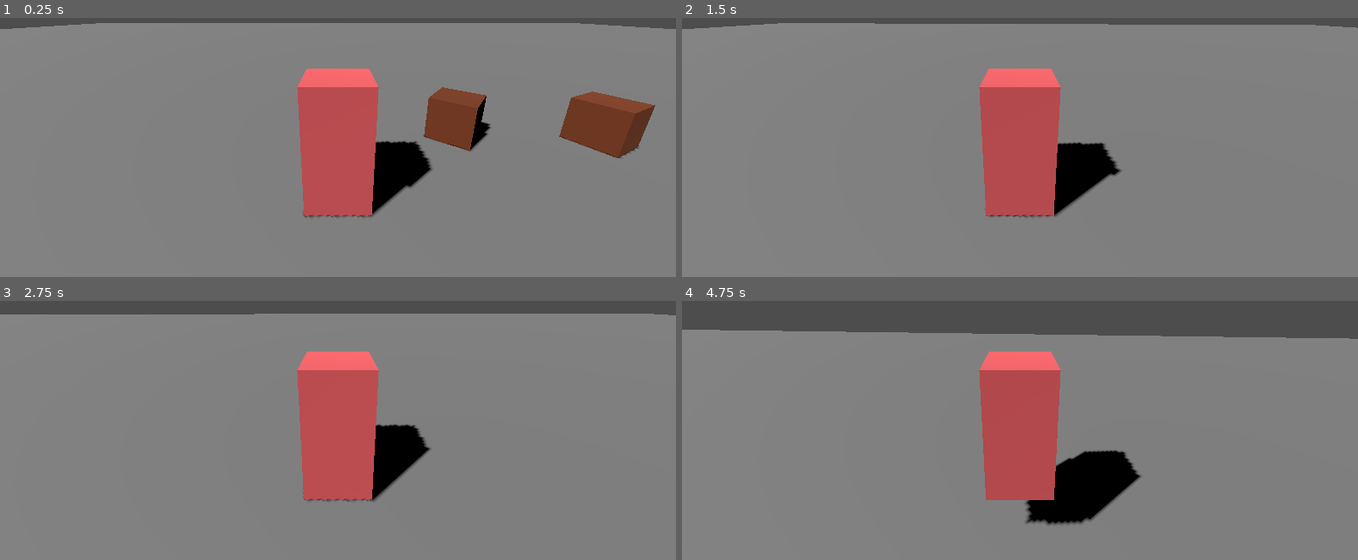
Above: before the commit, frames 1-4 (two rows, left to right).
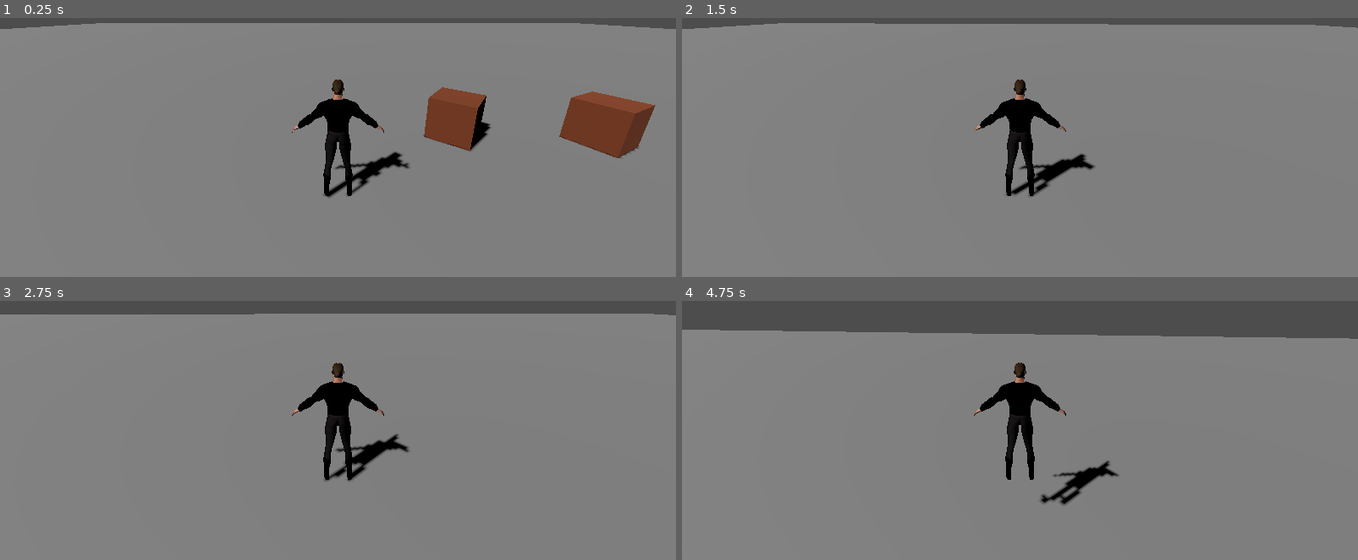
Above: after the commit, the same moments.

Repository: Kozahoo/kostyak3d
Game: Godot game, scene res://scenes/demo.tscn
Two runs of this game, one before a commit and one after it. Both use one fixed random seed, a clock stepped at 60 frames per second and the inputs below.
Inputs (mouse positions are in pixels of both pictures, inside the frame that each line leads up to):
- Up to frame 1 (0.25 s): no input
- Up to frame 2 (1.5 s): tap Enter at 0.5 s; move the mouse to (1053, 85) at 0.52 s; hold Shift (sprint) 0.53-1.28 s; hold W (move_forward) from 0.53 s (still down); tap Space (jump) at 0.77 s; move the mouse to (986, 87) at 1.27 s; tap Shift (sprint) at 1.35 s
- Up to frame 3 (2.75 s): keep holding W (move_forward); tap Space (jump) at 1.52 s; move the mouse to (351, 363) at 2.02 s; hold Shift (sprint) from 2.03 s (still down)
- Up to frame 4 (4.75 s): keep holding W (move_forward); move the mouse to (1013, 376) at 2.77 s; release Shift (sprint) at 2.78 s; tap Shift (sprint) at 2.85, 4.35 s; tap Space (jump) at 3.02, 3.77, 4.52 s; move the mouse to (1067, 376) at 3.52 s; hold Shift (sprint) 3.53-4.28 s; move the mouse to (965, 365) at 4.27 s

The runs differ from the first frame. In frame 1, 7.7% of the frame differs, in the area x 43-64%, y 19-78%; in frame 2, 7.8%; in frame 3, 7.8%; in frame 4, 9.0%, in the area x 43-68%, y 19-87%.

Commit message:
Add model "Kostyak"

Diff:
--- /dev/null
+++ b/materials/models/characters/Kostyak/Body.tres
@@ -0,0 +1,10 @@
+[gd_resource type="StandardMaterial3D" load_steps=2 format=3 uid="uid://cr2vaopehsmpb"]
+
+[ext_resource type="Texture2D" uid="uid://ccvpat04mlwme" path="res://models/characters/Kostyak/Kostyak_Body.png" id="1_o17qq"]
+
+[resource]
+resource_name = "Body"
+cull_mode = 2
+albedo_texture = ExtResource("1_o17qq")
+metallic_specular = 0.0
+roughness = 0.0
--- /dev/null
+++ b/materials/models/characters/Kostyak/Boots.tres
@@ -0,0 +1,8 @@
+[gd_resource type="StandardMaterial3D" format=3 uid="uid://vax5wsrkd51q"]
+
+[resource]
+resource_name = "Boots"
+cull_mode = 2
+albedo_color = Color(0.0266594, 0.0266594, 0.0266594, 1)
+metallic_specular = 0.0
+roughness = 0.0
--- /dev/null
+++ b/materials/models/characters/Kostyak/Glasses.tres
@@ -0,0 +1,13 @@
+[gd_resource type="StandardMaterial3D" load_steps=2 format=3 uid="uid://c6e46cppla5d8"]
+
+[ext_resource type="Texture2D" uid="uid://c4pene8fj6vyh" path="res://models/characters/Kostyak/Kostyak_glasses.png" id="1_mwek5"]
+
+[resource]
+resource_name = "Glasses"
+transparency = 2
+alpha_scissor_threshold = 0.5
+alpha_antialiasing_mode = 0
+cull_mode = 2
+albedo_texture = ExtResource("1_mwek5")
+metallic_specular = 0.0
+roughness = 0.0
--- /dev/null
+++ b/materials/models/characters/Kostyak/Hair.tres
@@ -0,0 +1,10 @@
+[gd_resource type="StandardMaterial3D" load_steps=2 format=3 uid="uid://xp5mow336elr"]
+
+[ext_resource type="Texture2D" uid="uid://csd12v8edrdik" path="res://models/characters/Kostyak/Kostyak_hair.png" id="1_wn17l"]
+
+[resource]
+resource_name = "Hair"
+cull_mode = 2
+albedo_texture = ExtResource("1_wn17l")
+metallic_specular = 0.0
+roughness = 0.0
--- /dev/null
+++ b/materials/models/characters/Kostyak/Hand.tres
@@ -0,0 +1,10 @@
+[gd_resource type="StandardMaterial3D" load_steps=2 format=3 uid="uid://d3ayeu7f8jcbp"]
+
+[ext_resource type="Texture2D" uid="uid://cuxc1tw7joebw" path="res://models/characters/Kostyak/Kostyak_hand_maxpayne.png" id="1_dlurs"]
+
+[resource]
+resource_name = "Hand"
+cull_mode = 2
+albedo_texture = ExtResource("1_dlurs")
+metallic_specular = 0.0
+roughness = 0.5
--- /dev/null
+++ b/materials/models/characters/Kostyak/Head.tres
@@ -0,0 +1,10 @@
+[gd_resource type="StandardMaterial3D" load_steps=2 format=3 uid="uid://cx7hk75b1vdpx"]
+
+[ext_resource type="Texture2D" uid="uid://dx3csh6272gg5" path="res://models/characters/Kostyak/Kostyak_Face2.png" id="1_n71cq"]
+
+[resource]
+resource_name = "Head"
+cull_mode = 2
+albedo_texture = ExtResource("1_n71cq")
+metallic_specular = 0.0
+roughness = 0.0
--- /dev/null
+++ b/materials/models/characters/Kostyak/Jaket.tres
@@ -0,0 +1,10 @@
+[gd_resource type="StandardMaterial3D" load_steps=2 format=3 uid="uid://dgsso8nn8jxc6"]
+
+[ext_resource type="Texture2D" uid="uid://dx7av83qi6fad" path="res://models/characters/Kostyak/Kostyak_Jaket.png" id="1_a73pn"]
+
+[resource]
+resource_name = "Jaket"
+cull_mode = 2
+albedo_texture = ExtResource("1_a73pn")
+metallic_specular = 0.0
+roughness = 0.0
--- /dev/null
+++ b/materials/models/characters/Kostyak/glasses_side.tres
@@ -0,0 +1,13 @@
+[gd_resource type="StandardMaterial3D" load_steps=2 format=3 uid="uid://dm1d6t0i0q1kd"]
+
+[ext_resource type="Texture2D" uid="uid://cfbd0bx53tgsg" path="res://models/characters/Kostyak/Kostyak_glasses_side.png" id="1_atkha"]
+
+[resource]
+resource_name = "glasses_side"
+transparency = 2
+alpha_scissor_threshold = 0.5
+alpha_antialiasing_mode = 0
+cull_mode = 2
+albedo_texture = ExtResource("1_atkha")
+metallic_specular = 0.0
+roughness = 0.0
--- a/scenes/demo.tscn
+++ b/scenes/demo.tscn
@@ -1,7 +1,8 @@
-[gd_scene load_steps=8 format=3 uid="uid://coledwrm7usje"]
+[gd_scene load_steps=9 format=3 uid="uid://coledwrm7usje"]
 
 [ext_resource type="Script" uid="uid://blqy6ph5er7yi" path="res://scripts/character_movement.gd" id="1_ba4lm"]
 [ext_resource type="PackedScene" uid="uid://bmft4x71382g0" path="res://prefabs/box.tscn" id="2_l20p6"]
+[ext_resource type="PackedScene" uid="uid://dy72ppjp8lbtf" path="res://models/characters/Kostyak/Kostyak.glb" id="2_vephn"]
 
 [sub_resource type="PlaneMesh" id="PlaneMesh_fr1sm"]
 size = Vector2(100, 100)
@@ -39,7 +40,11 @@
 shape = SubResource("CapsuleShape3D_fr1sm")
 
 [node name="Mesh" type="MeshInstance3D" parent="Player"]
+visible = false
 mesh = SubResource("BoxMesh_5hfv0")
+
+[node name="Kostyak" parent="Player" instance=ExtResource("2_vephn")]
+transform = Transform3D(-1, 0, -8.74228e-08, 0, 1, 0, 8.74228e-08, 0, -1, 0, -1, 0)
 
 [node name="Pivot" type="Node3D" parent="Player"]
 transform = Transform3D(1, 0, 0, 0, 1, 0, 0, 0, 1, 0, 1.01632, 0)
Binary file added: models/characters/Kostyak/Kostyak.glb
Not shown, added: models/characters/Kostyak/Kostyak.glb.import
Binary file added: models/characters/Kostyak/Kostyak_Body.png
Not shown, added: models/characters/Kostyak/Kostyak_Body.png.import
Binary file added: models/characters/Kostyak/Kostyak_Face2.png
Not shown, added: models/characters/Kostyak/Kostyak_Face2.png.import
Binary file added: models/characters/Kostyak/Kostyak_Jaket.png
Not shown, added: models/characters/Kostyak/Kostyak_Jaket.png.import
Binary file added: models/characters/Kostyak/Kostyak_glasses.png
Not shown, added: models/characters/Kostyak/Kostyak_glasses.png.import
Binary file added: models/characters/Kostyak/Kostyak_glasses_side.png
Not shown, added: models/characters/Kostyak/Kostyak_glasses_side.png.import
(and 4 more such lines)
